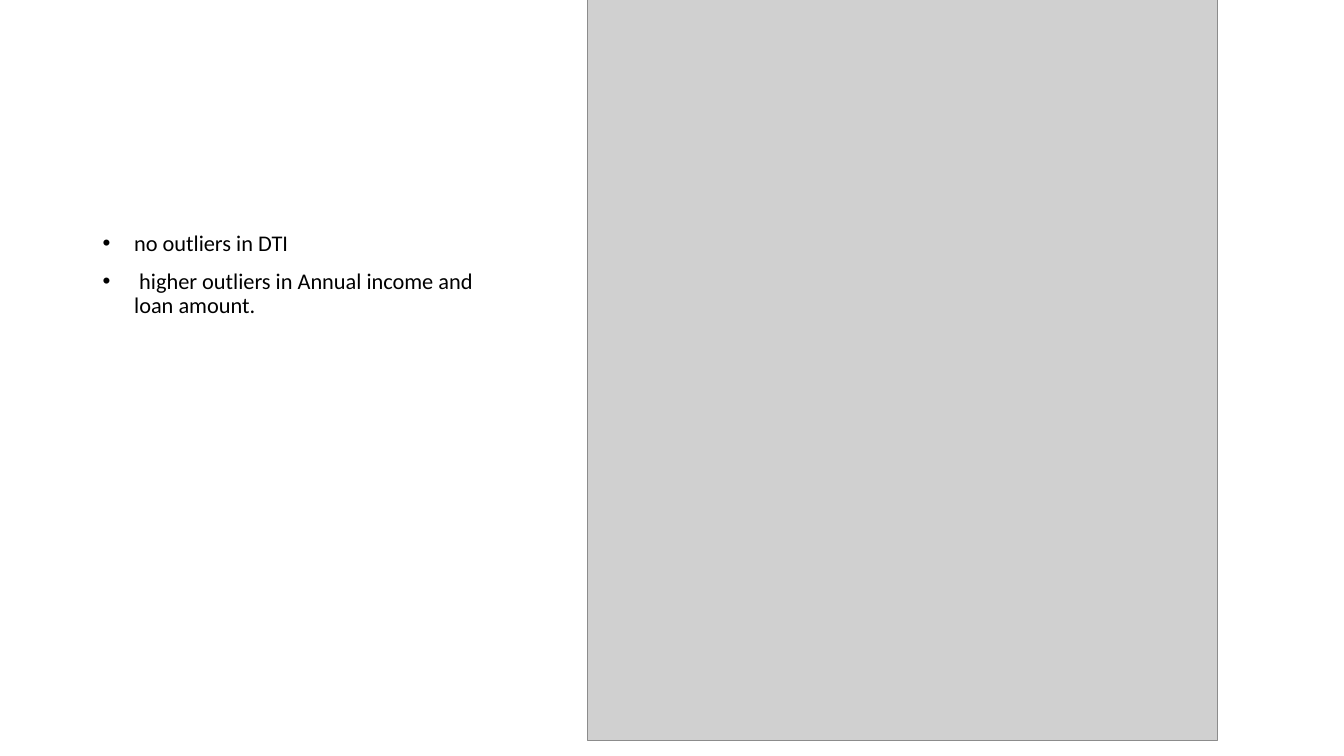
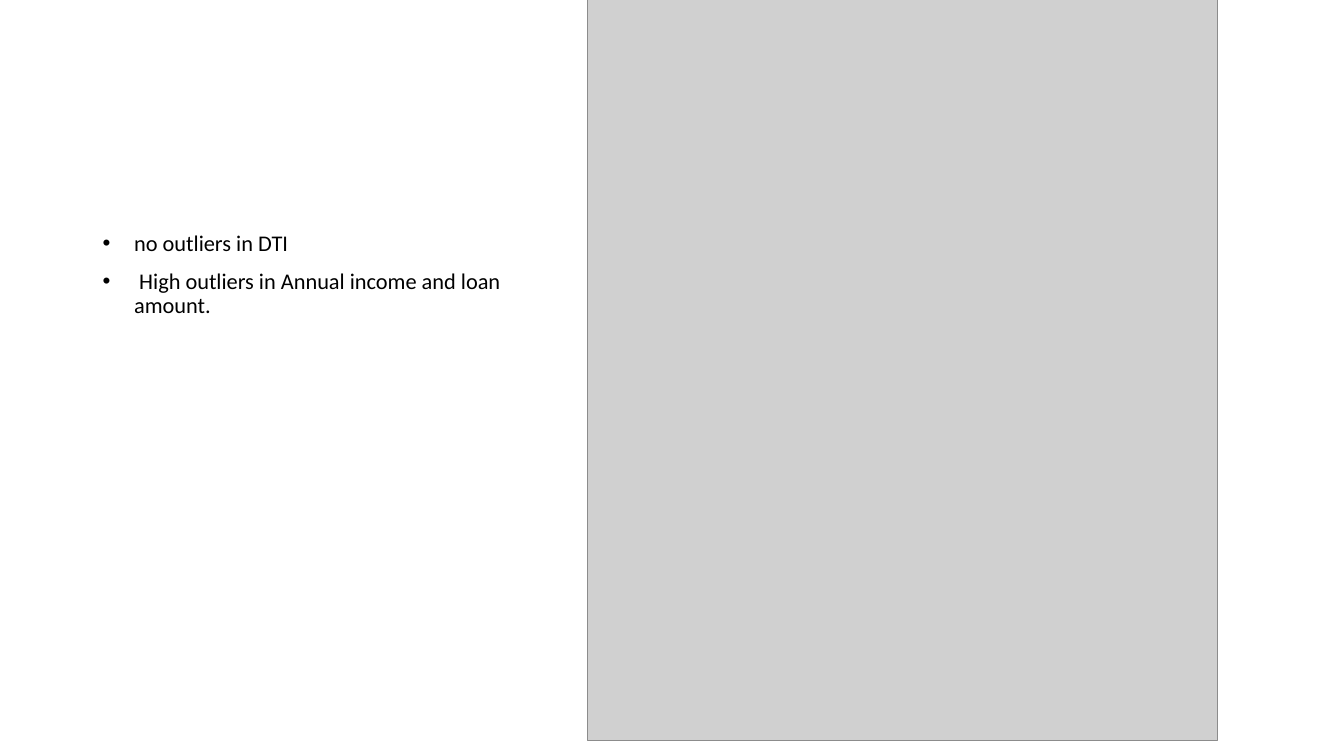
Before and after one commit to CharlieThomasCTG/LendingClubEDA, a slide deck: slide 14 of EDA LENDING CLUB.pptx. Drawn at 1344x756 pixels with LibreOffice and Linux fonts; fonts in the diff are those of the drawing; grey boxes stand for pictures. Boxes give left, top, right and bottom in pixels: in the first picture for what was removed or moved away, otherwise in the second. Text is boxed around its words. In the diff, an @@ line names an element or a change of style, - is before the commit and + after.

```diff
--- a/EDA LENDING CLUB.pptx
+++ b/EDA LENDING CLUB.pptx
@@ text at (134,273,500,313): text changed @@
-• higher outliers in Annual income and loan amount.
+• High outliers in Annual income and loan amount.
```
Also in this commit, not shown: 5 other slides changed, 6 slides added, 1 slide removed.
